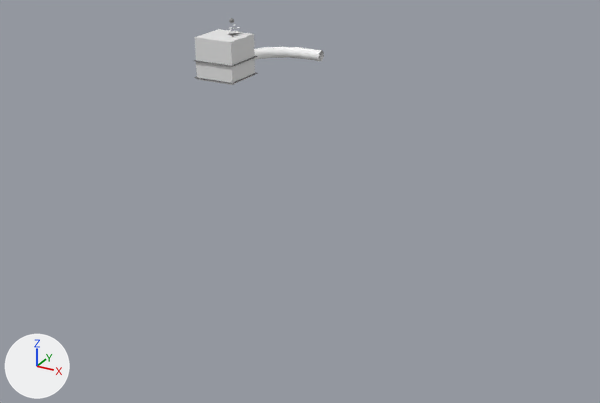
The Blender file crybaby.blend: old version first, new version second.
The view is the same before and after, from a 50 mm lens placed at (199.0, -295.0, 87.0), pointed at (25.0, 21.0, -71.0). The axes (+X, +Y, +Z) are drawn at lower left. The lights are the same throughout.
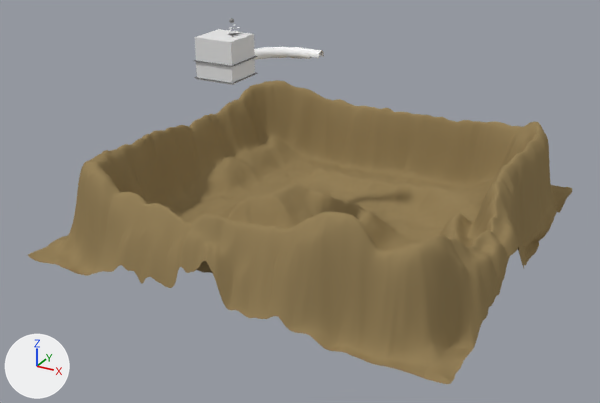
Location of each change, (x1, y1, x2, y2) in pixels of the pictures (600 x 403 px):
'Plane.001', added (brown): after (28, 80, 573, 384)

Diff of the bpy script that builds the scene:
```diff
--- a/crybaby.blend.py
+++ b/crybaby.blend.py
@@ mat_material_005 @@
+mat_material_005 = diffuse_material('Material.005')
+mat_material_005.base_color = (0.311, 0.226, 0.105)  # brown #97835b
@@ me_plane_002 @@
+me_plane_002.from_pydata(...)  # 10609 vertices, 10404 faces; spans x -1.01..1.01, y -1.01..1.01, z -0.14..0.39
+me_plane_002.polygons.foreach_set('use_smooth', [True] * 10404)
+me_plane_002.materials.append(mat_material_005)  # brown #97835b
@@ ob_plane_001 @@
+ob_plane_001 = bpy.data.objects.new('Plane.001', me_plane_002)
+ob_plane_001.location = (28.9, 39.3, -77.2)
+ob_plane_001.scale = (100.0, 100.0, 100.0)
+_m = ob_plane_001.modifiers.new('Subsurf', 'SUBSURF')
```
